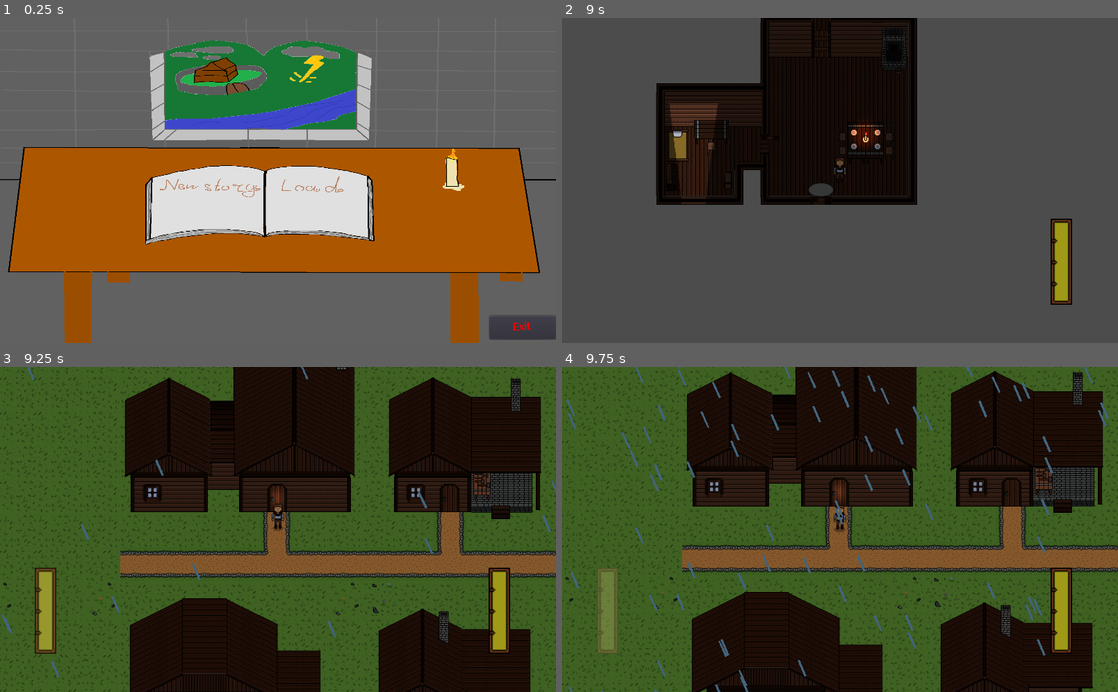
Above: before the commit, frames 1-4 (two rows, left to right).
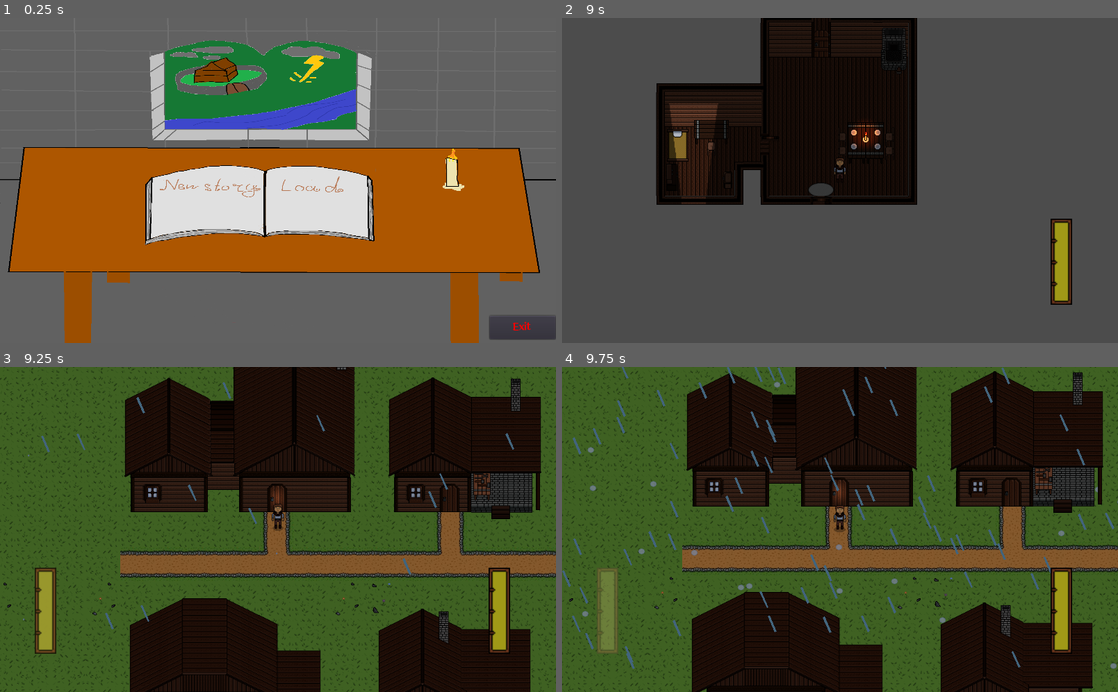
Above: after the commit, the same moments.

Repository: edem4ik322/Chronicum
Game: Godot game, scene res://scenes/menu.tscn
Two runs of this game, one before a commit and one after it. Both use one fixed random seed, a clock stepped at 60 frames per second and the inputs below.
Inputs (mouse positions are in pixels of both pictures, inside the frame that each line leads up to):
- Up to frame 1 (0.25 s): no input
- Up to frame 2 (9 s): click (773, 187) at 0.5 s; tap Enter at 1.25, 4.25 s; move the mouse to (962, 164) at 1.27 s; hold D (right) 1.28-2 s; hold F (Test) 1.28-2 s; click (962, 164) at 1.42 s; drag from (728, 196) to (928, 66) at 2.02 s; tap Space (magic_button) at 2.75, 7.25 s; move the mouse to (895, 109) at 2.77 s; hold D (right) 2.78-3.5 s; hold F (Test) 2.78-3.5 s; drag from (812, 245) to (823, 161) at 3.52 s; move the mouse to (1006, 229) at 4.27 s; hold A (left) 4.28-5 s; hold F6 (f6) 4.28-5 s; tap F (Test) at 4.55, 6.05, 7.55 s; drag from (673, 131) to (756, 99) at 5.02 s; move the mouse to (867, 180) at 5.77 s; hold S (down) 5.78-6.5 s; hold Shift (shift) 5.78-6.5 s; click (867, 180) at 5.92 s; drag from (756, 99) to (728, 196) at 6.52 s; move the mouse to (962, 164) at 7.27 s; hold W (up) 7.28-8 s; hold ` (TELEPORT) 7.28-8 s; drag from (728, 196) to (823, 50) at 8.02 s; move the mouse to (895, 109) at 8.77 s; hold S (down) from 8.78 s (still down); hold Alt (alt) from 8.78 s (still down)
- Up to frame 3 (9.25 s): keep holding S (down); keep holding Alt (alt); tap F (Test) at 9.05 s
- Up to frame 4 (9.75 s): release S (down) at 9.5 s; release Alt (alt) at 9.5 s; drag from (812, 594) to (673, 480) at 9.52 s

Frames 1-2 are identical in both runs. In frame 3, 0.5% of the frame differs, in the area x 0-100%, y 0-96%; in frame 4, 3.1%, in the area x 0-100%, y 0-100%.

Commit message:
6
Капли от дождя

Diff:
--- a/scenes/Player 1.tscn
+++ b/scenes/Player 1.tscn
@@ -90,7 +90,8 @@
 [node name="CanvasLayer" type="CanvasLayer" parent="."]
 
 [node name="CPUParticles2D" type="CPUParticles2D" parent="CanvasLayer"]
-position = Vector2( 193, -17 )
+visible = false
+position = Vector2( -17, -61 )
 rotation = -0.420663
 amount = 600
 lifetime = 1.5
--- a/scenes/map.tscn
+++ b/scenes/map.tscn
@@ -20,7 +20,25 @@
 [ext_resource path="res://scenes/object scenes/WoodenPilar.tscn" type="PackedScene" id=18]
 [ext_resource path="res://sprites/houses/Doctor's house.png" type="Texture" id=19]
 [ext_resource path="res://sprites/houses/Карта деревни.png" type="Texture" id=20]
+[ext_resource path="res://sprites/nature/rain/rain1.png" type="Texture" id=21]
+[ext_resource path="res://sprites/nature/rain/rain2.png" type="Texture" id=22]
+[ext_resource path="res://sprites/nature/rain/rain5.png" type="Texture" id=23]
 [ext_resource path="res://scenes/object scenes/furnace.tscn" type="PackedScene" id=24]
+[ext_resource path="res://sprites/nature/rain/rain4.png" type="Texture" id=25]
+[ext_resource path="res://sprites/nature/rain/rain3.png" type="Texture" id=26]
+
+[sub_resource type="AnimatedTexture" id=2]
+flags = 4
+frames = 5
+frame_0/texture = ExtResource( 21 )
+frame_1/texture = ExtResource( 22 )
+frame_1/delay_sec = 0.0
+frame_2/texture = ExtResource( 26 )
+frame_2/delay_sec = 0.0
+frame_3/texture = ExtResource( 25 )
+frame_3/delay_sec = 0.0
+frame_4/texture = ExtResource( 23 )
+frame_4/delay_sec = 0.0
 
 [sub_resource type="TileSet" id=1]
 0/name = "grass_3.png 0"
@@ -153,6 +171,15 @@
 [node name="map" type="Node2D"]
 script = ExtResource( 11 )
 
+[node name="raindrop" type="CPUParticles2D" parent="."]
+visible = false
+position = Vector2( 619, 385 )
+amount = 250
+texture = SubResource( 2 )
+emission_shape = 2
+emission_rect_extents = Vector2( 1000, 1000 )
+gravity = Vector2( 0, 0 )
+
 [node name="floor" type="TileMap" parent="."]
 position = Vector2( 30, 0 )
 z_index = -1
--- a/scripts/locations/map.gd
+++ b/scripts/locations/map.gd
@@ -23,5 +23,7 @@
 func _physics_process(delta):
 	if Singleton.weather == "rain":
 		$CanvasModulate.show()
+		$raindrop.show()
 	else:
 		$CanvasModulate.hide()
+		$raindrop.hide()
Not shown: 1 places in scenes/map.tscn that only renumber resources
